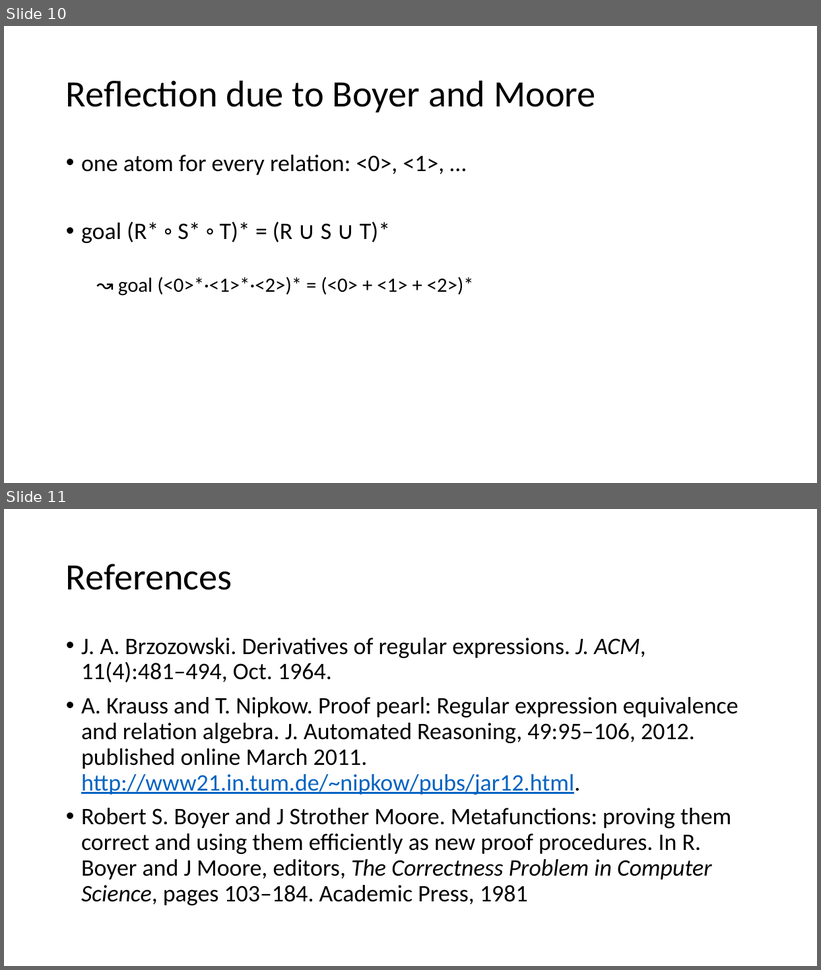
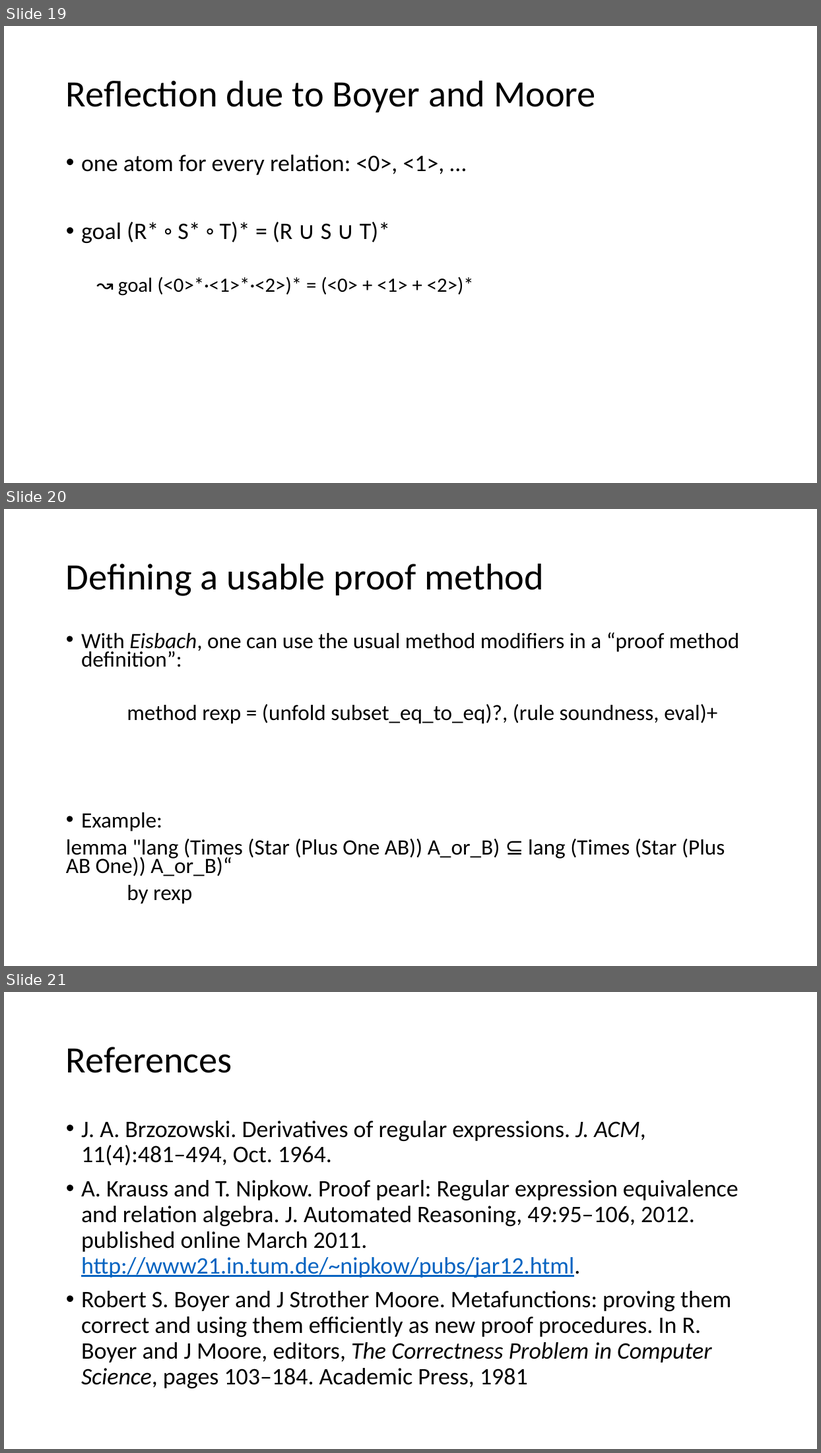
Before and after one commit to Helli/fds_seminar, a slide deck: slides.pptx. Shown one above the other, each under a label of ours: slides 10 and 11 before the commit, slides 19, 20 and 21 after it. The pictures are 821x970 and 821x1453 pixels, drawn with LibreOffice and Linux fonts; fonts in the diff are those of the drawing. Boxes give left, top, right and bottom in pixels: in the first picture for what was removed or moved away, otherwise in the second. Text is boxed around its words. In the diff, an @@ line names an element or a change of style, - is before the commit and + after.

```diff
--- a/slides.pptx
+++ b/slides.pptx
@@ slide 20 added at [4, 509, 817, 966], background #FFFFFF @@
@@ title added at [66, 563, 545, 596], 44 pt, text #000000 @@
+Defining a usable proof method
@@ text added at [66, 632, 739, 904], 25.9 pt, text #000000 @@
+• With Eisbach, one can use the usual method modifiers in a “proof method definition”:
+method rexp = (unfold subset_eq_to_eq)?, (rule soundness, eval)+
+• Example:
+lemma "lang (Times (Star (Plus One AB)) A_or_B) ⊆ lang (Times (Star (Plus AB One)) A_or_B)“
+by rexp
@@ what was slide 10 is now slide 19 @@
@@ what was slide 11 is now slide 21 @@
```
Also in this commit, not shown: 3 slides changed, 10 other slides added, 1 slide removed, 2 other files.
